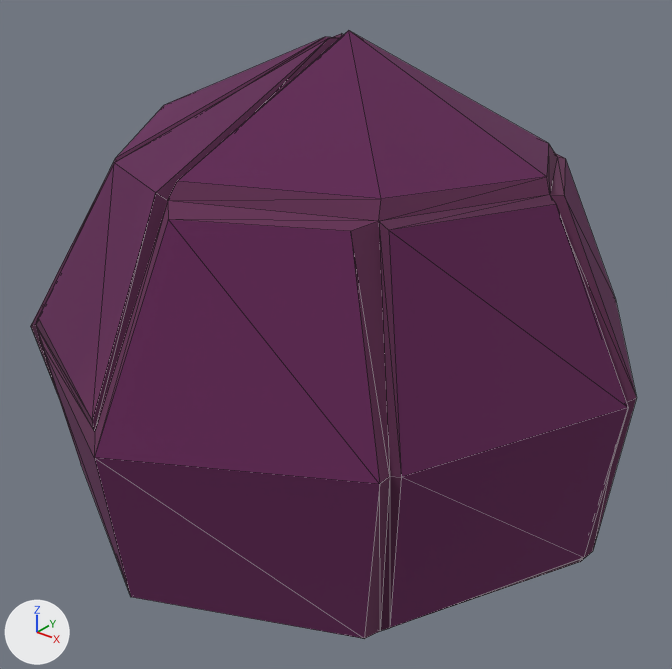
The glTF model SpotTheDifference/models/obj_bush01_easy.gltf: old version first, new version second.
The view is the same before and after, from a camera (50 mm lens) standing at (0.862, -1.094, 0.902) and looking at (0.024, -0.047, 0.253). Every picture has the same lights, and +X, +Y and +Z are marked at lower left. Mesh edges are drawn as thin lines. Objects named as collision shapes, trigger or cutter boxes, shadow casters or lower levels of detail are left out. Vertices at the same position are counted once.

In view in the first picture: 'obj_bush01_easy'.
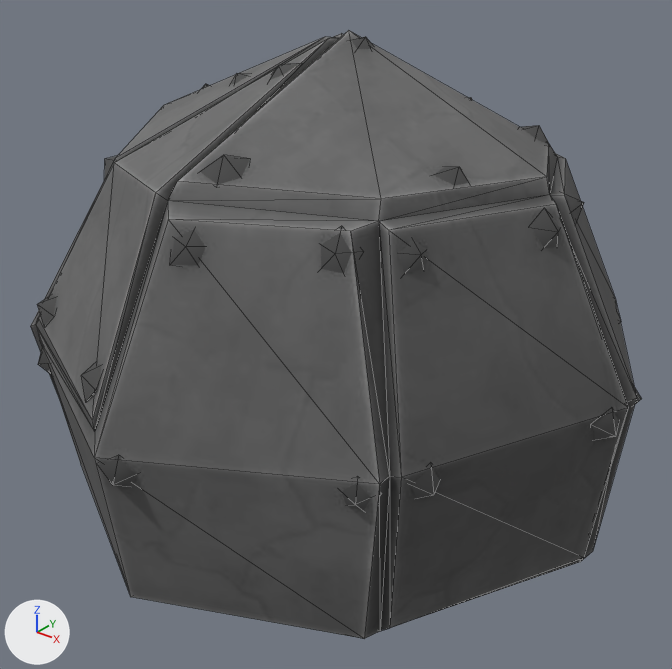
What the commit changed:
Picture 'obj_bush01_alt' (img_obj_bush01_alt) is new.
Material 'obj_bush01_alt' (mat_obj_bush01_alt) is new.
Uses the picture img_obj_bush01_alt.
me_cone_010 is used by ob_obj_bush01_easy; location (0.0, 0.0, 0.0).
me_cone_010 had 77 vertices, 144 faces and spanned x -0.485..0.493, y -0.52..0.508, z -0.026..0.712.
me_cone_010 now has 269 vertices, 304 faces and spans x -0.485..0.494, y -0.521..0.508, z -0.026..0.712.
Part 1, on me_cone_010:
186 vertices are added at x -0.481..0.494, y -0.521..0.499, z 0.195..0.707.
155 new faces join them.
me_cone_010 part 2: 144 faces spanning x -0.485..0.493, y -0.52..0.508, z -0.026..0.712 switch from mat_obj_global_steampunk02 to mat_obj_bush01_alt.

Where the change shows, as pixel boxes (x1, y1, x2, y2) in the pictures (672 x 669 px):
'obj_bush01_easy', reshaped
    before: (31, 30, 636, 639)
    after: (31, 30, 641, 639)
part 1 of me_cone_010, added
    after: (37, 37, 641, 511)
part 2 of me_cone_010, recoloured (purple to grey)
    both: (31, 30, 636, 639)
